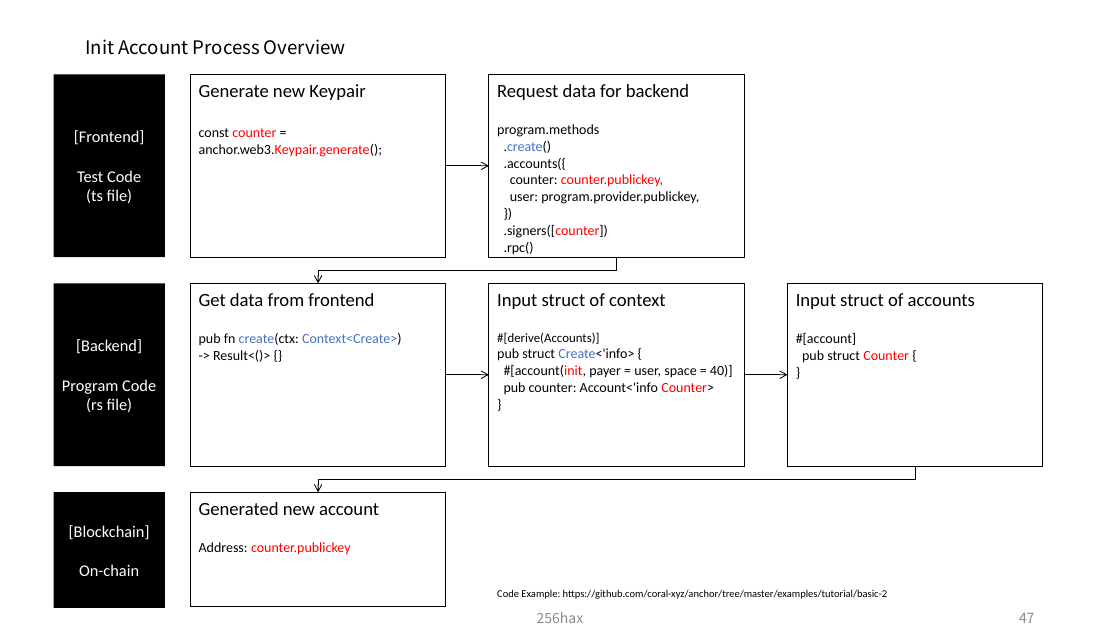
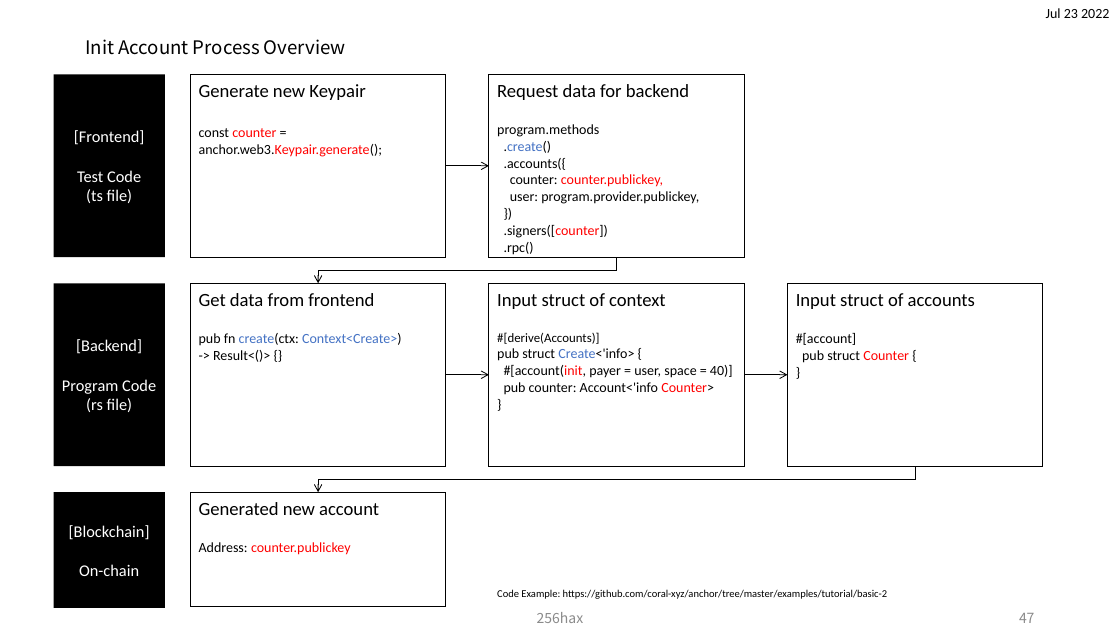
Before and after one commit to legendaryangelist/solana-anchor-react-essential, a slide deck: slide 48 of docs/Solana_Blockchain_Outline_Figure.pptx. Drawn at 1120x630 pixels with LibreOffice and Linux fonts; fonts in the diff are those of the drawing. Boxes give left, top, right and bottom in pixels: in the first picture for what was removed or moved away, otherwise in the second. Text is boxed around its words. In the diff, an @@ line names an element or a change of style, - is before the commit and + after.

```diff
--- a/docs/Solana_Blockchain_Outline_Figure.pptx
+++ b/docs/Solana_Blockchain_Outline_Figure.pptx
@@ text added at box(1046, 8, 1109, 18), 12 pt, text #000000 @@
+Jul 23 2022
```
Also in this commit, not shown: 37 other slides changed, 1 slide added, 1 slide removed.
